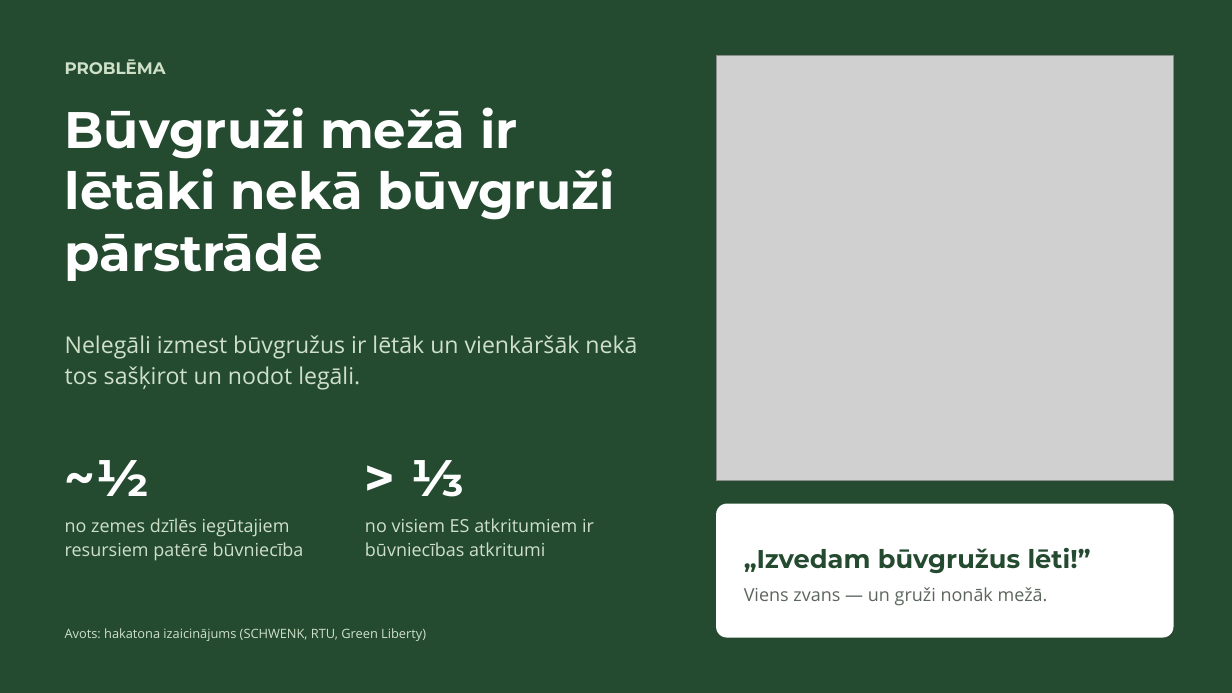
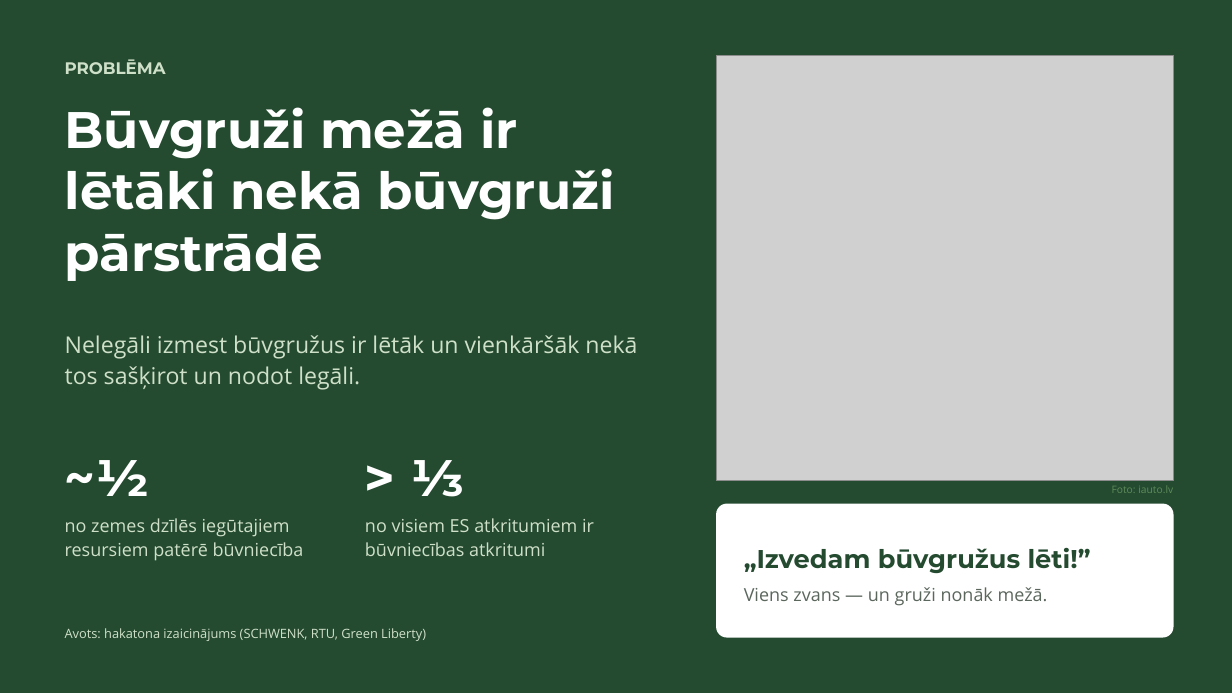
Before and after one commit to cimagustavs/Projekti_majaslapas, a slide deck: slide 1 of hakatons/buvgruzu-birza.pptx. Drawn at 1232x693 pixels with LibreOffice and Linux fonts; fonts in the diff are those of the drawing; grey boxes stand for pictures. Boxes give left, top, right and bottom in pixels: in the first picture for what was removed or moved away, otherwise in the second. Text is boxed around its words. In the diff, an @@ line names an element or a change of style, - is before the commit and + after.

```diff
--- a/hakatons/buvgruzu-birza.pptx
+++ b/hakatons/buvgruzu-birza.pptx
@@ text added at bbox=[1112, 486, 1173, 493], 8 pt, text #5E8C5A @@
+Foto: iauto.lv
```
Also in this commit, not shown: 2 other files.
